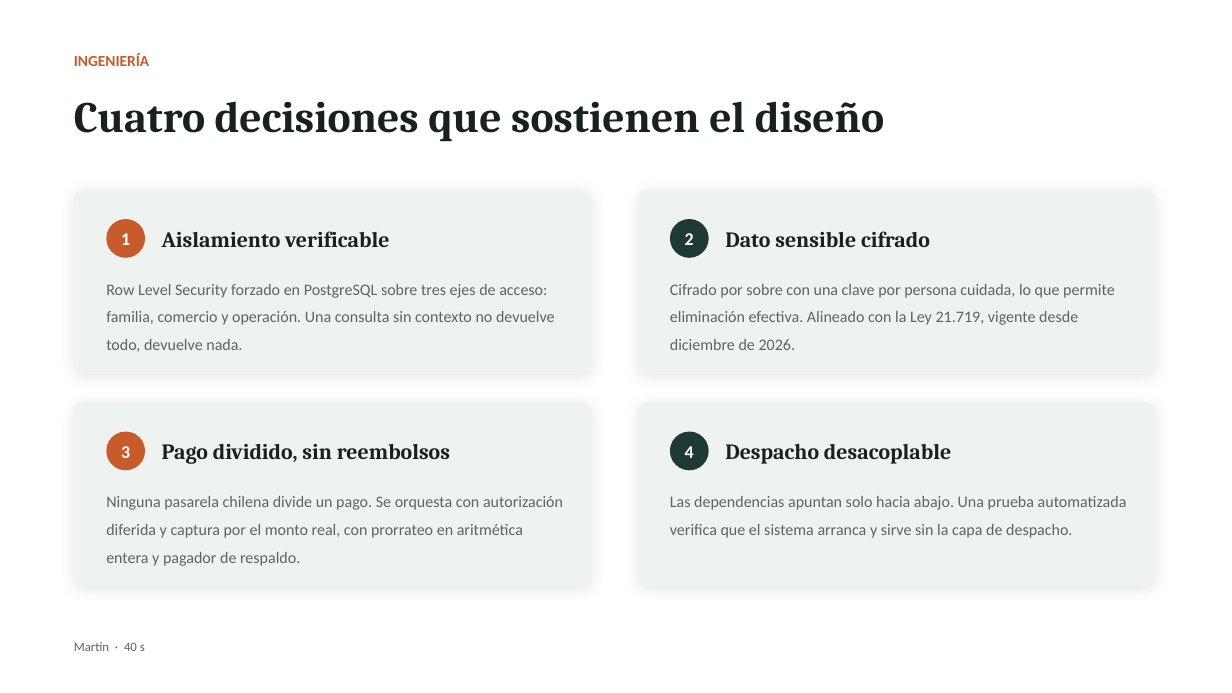
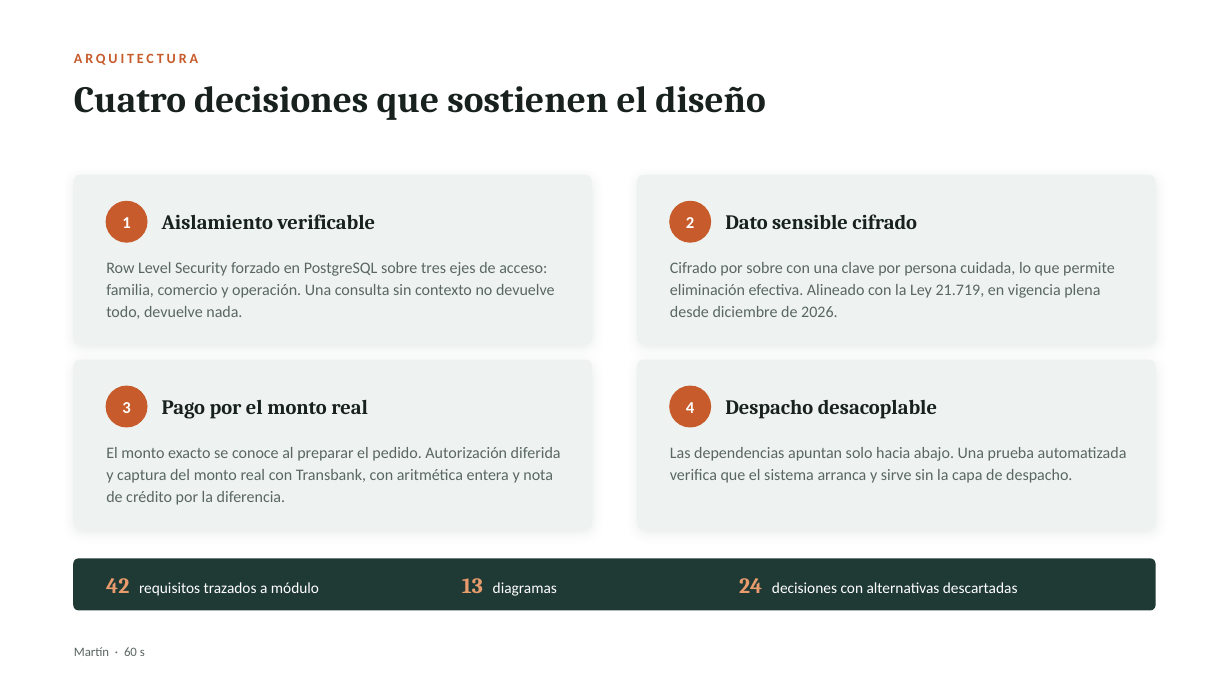
Before and after one commit to MartinHenriquez131/MATU, a slide deck: slide 7 of Fase 1/Evidencias Grupales/MATU_Presentacion_Fase1.pptx (slide 5 before the commit). Drawn at 1232x693 pixels with LibreOffice and Linux fonts; fonts in the diff are those of the drawing. Boxes give left, top, right and bottom in pixels: in the first picture for what was removed or moved away, otherwise in the second. Text is boxed around its words. In the diff, an @@ line names an element or a change of style, - is before the commit and + after.

```diff
--- a/Fase 1/Evidencias Grupales/MATU_Presentacion_Fase1.pptx
+++ b/Fase 1/Evidencias Grupales/MATU_Presentacion_Fase1.pptx
@@ text removed at [74, 53, 149, 66] @@
-INGENIERÍA
@@ text added at [74, 53, 198, 65], 11 pt, text #C75B2B, bold @@
+ARQUITECTURA
@@ text "Cuatro decisiones que sostienen el ..." at [74, 86, 765, 120]: size 34 to 29 pt; vertical alignment middle to top @@
@@ rounded rectangle: place and size @@
-rounded rectangle at [74, 189, 592, 374]
+rounded rectangle at [74, 176, 592, 344]
@@ rounded rectangle: place and size @@
-rounded rectangle at [638, 189, 1155, 374]
+rounded rectangle at [638, 176, 1155, 344]
@@ ellipse at [106, 201, 147, 242]: outline none to #C75B2B 1 pt @@
@@ text "Aislamiento verificable": place and size @@
-text "Aislamiento verificable" at [162, 231, 389, 247]
+text "Aislamiento verificable" at [162, 214, 375, 229]
@@ 2 texts, 2 ellipses: place and size @@
-2 texts, 2 ellipses at [106, 219, 709, 258]
+2 texts, 2 ellipses at [106, 201, 711, 242]
@@ ellipse at [670, 201, 711, 242]: fill #1F3A34 to #C75B2B; outline none to #C75B2B 1 pt @@
@@ text "Dato sensible cifrado": place and size @@
-text "Dato sensible cifrado" at [725, 231, 930, 247]
+text "Dato sensible cifrado" at [725, 214, 917, 229]
@@ text "Row Level Security forzado en ...": place and size @@
-text "Row Level Security forzado en ..." at [106, 284, 555, 352]
+text "Row Level Security forzado en ..." at [106, 262, 555, 319]
@@ text "Row Level Security forzado en ..." at [106, 262, 555, 319]: line spacing 1.44 to 17pt @@
@@ text at [670, 262, 1115, 317]: text changed @@
-Cifrado por sobre con una clave por persona cuidada, lo que permite eliminación efectiva. Alineado con la Ley 21.719, vigente desde diciembre de 2026.
+Cifrado por sobre con una clave por persona cuidada, lo que permite eliminación efectiva. Alineado con la Ley 21.719, en vigencia plena desde diciembre de 2026.
@@ rounded rectangle: place and size @@
-rounded rectangle at [74, 402, 592, 587]
+rounded rectangle at [74, 360, 592, 529]
@@ ellipse at [106, 386, 147, 427]: outline none to #C75B2B 1 pt @@
@@ outline none to #EEF3F1 1 pt; shadow changed; proportions changed in 4 elements at [74, 176, 592, 344], [638, 176, 1155, 344], [74, 360, 592, 529], [638, 360, 1155, 529] @@
@@ rounded rectangle: place and size @@
-rounded rectangle at [638, 402, 1155, 587]
+rounded rectangle at [638, 360, 1155, 529]
@@ size 14 to 13 pt in 4 elements at [122, 217, 130, 228], [686, 217, 694, 228], [122, 402, 130, 413], [686, 402, 694, 413] @@
@@ 3 texts, 2 ellipses: place and size @@
-3 texts, 2 ellipses at [106, 432, 951, 470]
+3 texts, 2 ellipses at [106, 386, 937, 427]
@@ ellipse at [670, 386, 711, 427]: fill #1F3A34 to #C75B2B; outline none to #C75B2B 1 pt @@
@@ size 17 to 16 pt in 3 elements at [162, 214, 375, 229], [725, 214, 917, 229], [725, 399, 937, 419] @@
@@ text added at [162, 399, 368, 419], 16 pt, text #18211E, bold @@
+Pago por el monto real
@@ text at [106, 447, 561, 505]: text changed @@
-Ninguna pasarela chilena divide un pago. Se orquesta con autorización diferida y captura por el monto real, con prorrateo en aritmética entera y pagador de respaldo.
+El monto exacto se conoce al preparar el pedido. Autorización diferida y captura del monto real con Transbank, con aritmética entera y nota de crédito por la diferencia.
@@ text removed at [162, 444, 450, 464] @@
-Pago dividido, sin reembolsos
@@ text "Las dependencias apuntan solo hacia ..." at [670, 447, 1127, 483]: line spacing 1.44 to 17pt @@
@@ text "Las dependencias apuntan solo hacia ...": place and size @@
-text "Las dependencias apuntan solo hacia ..." at [670, 496, 1127, 538]
+text "Las dependencias apuntan solo hacia ..." at [670, 447, 1127, 483]
@@ rounded rectangle added at [74, 559, 1155, 610], fill #1F3A34, outline #1F3A34 1 pt @@
@@ text added at [106, 578, 319, 596], 12 pt, text #FFFFFF @@
+42 requisitos trazados a módulo
@@ text added at [462, 578, 557, 596], 12 pt, text #FFFFFF @@
+13 diagramas
@@ text added at [739, 578, 1018, 593], 12 pt, text #FFFFFF @@
+24 decisiones con alternativas descartadas
@@ text at [74, 647, 145, 656]: text changed @@
-Martín · 40 s
+Martín · 60 s
```
Also in this commit, not shown: 7 other slides changed, 3 slides added.
